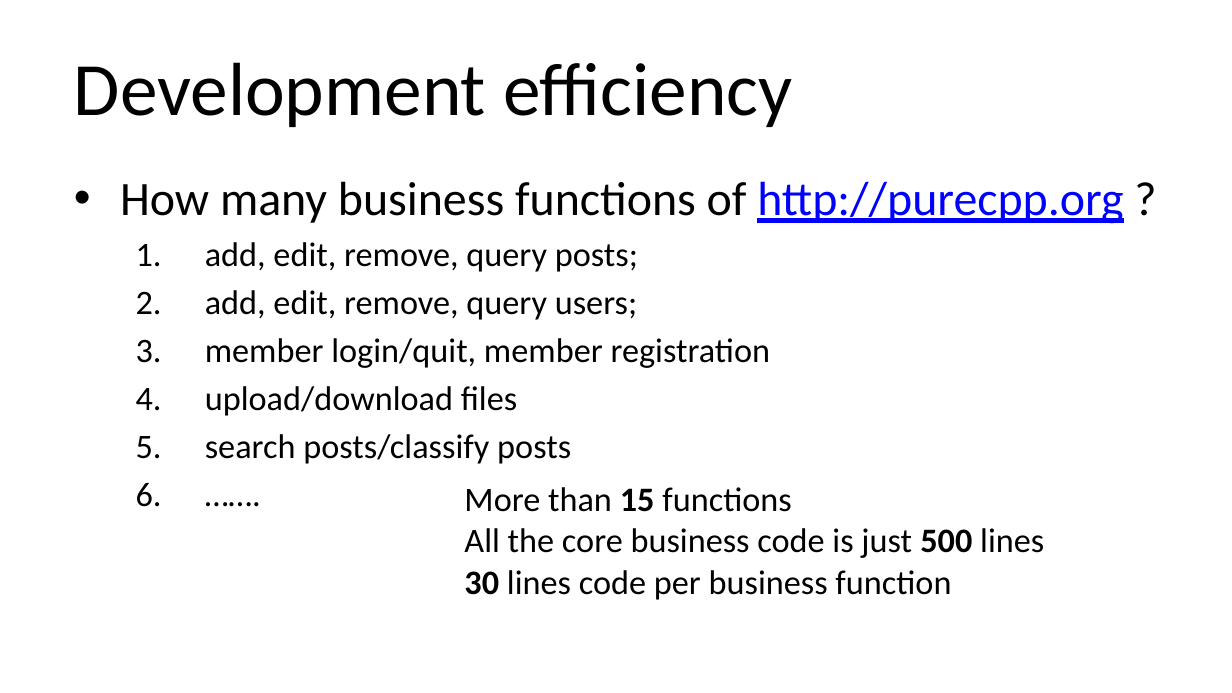
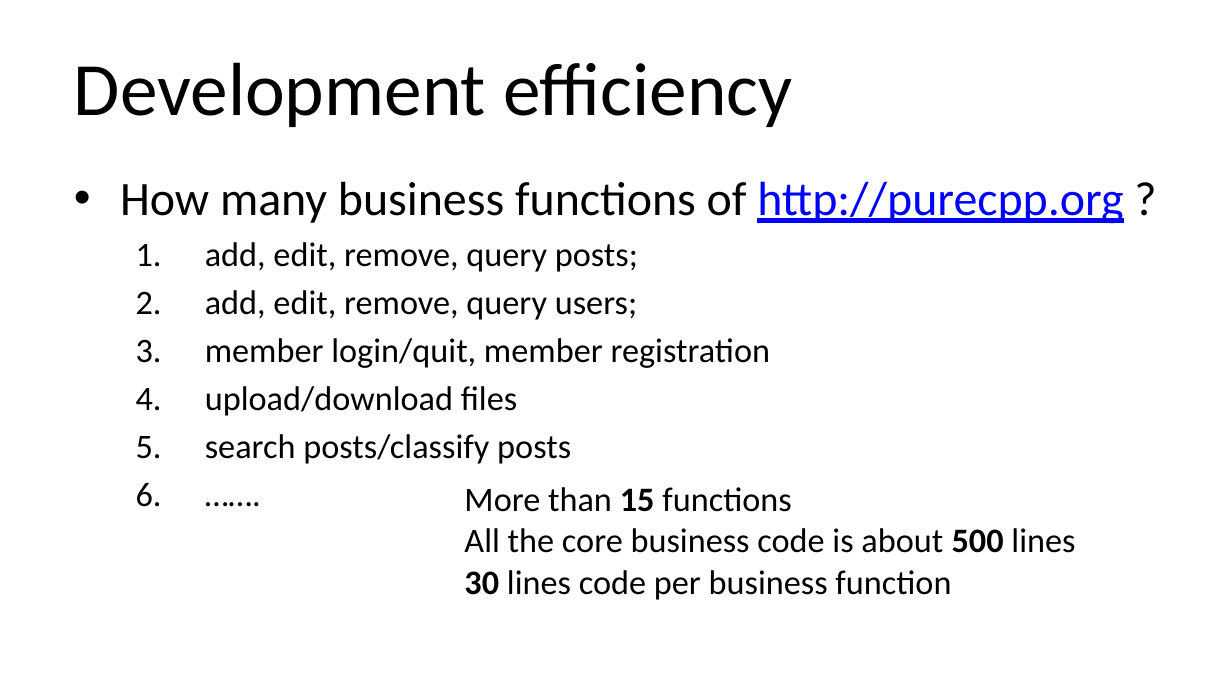
Before and after one commit to qicosmos/cppcon2018, a slide deck: slide 18 of cppcon2018.pptx. Drawn at 1232x693 pixels with LibreOffice and Linux fonts; fonts in the diff are those of the drawing. Boxes give left, top, right and bottom in pixels: in the first picture for what was removed or moved away, otherwise in the second. Text is boxed around its words. In the diff, an @@ line names an element or a change of style, - is before the commit and + after.

```diff
--- a/cppcon2018.pptx
+++ b/cppcon2018.pptx
@@ text at [464,528,1075,553]: text changed @@
-All the core business code is just 500 lines
+All the core business code is about 500 lines
```
Also in this commit, not shown: 8 other slides changed, 1 slide added, 1 slide removed.
